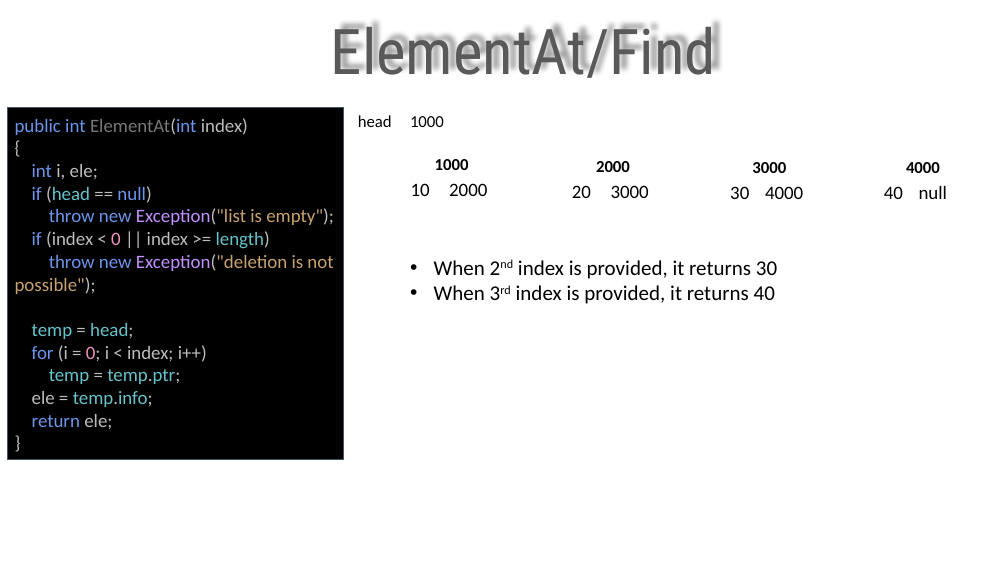
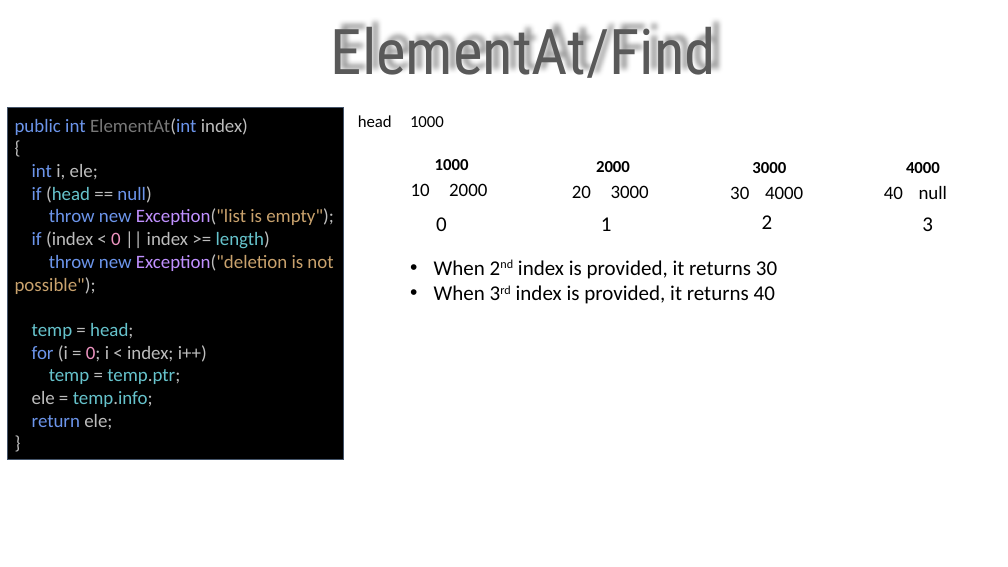
Before and after one commit to visweswarpenti/Trainings, a slide deck: slide 9 of Data Structures using C#/data-structures-using-.net-core-csharp/Linked List/Single Linked List/Single Linked List.pptx. Drawn at 1008x567 pixels with LibreOffice and Linux fonts; fonts in the diff are those of the drawing; background and template pictures are left out. Boxes give left, top, right and bottom in pixels: in the first picture for what was removed or moved away, otherwise in the second. Text is boxed around its words. In the diff, an @@ line names an element or a change of style, - is before the commit and + after.

```diff
--- a/Data Structures using C#/data-structures-using-.net-core-csharp/Linked List/Single Linked List/Single Linked List.pptx
+++ b/Data Structures using C#/data-structures-using-.net-core-csharp/Linked List/Single Linked List/Single Linked List.pptx
@@ text added at [436,217,447,231], 20 pt, text #000000 @@
+0
@@ text added at [601,217,612,231], 20 pt, text #000000 @@
+1
@@ text added at [762,215,773,229], 20 pt, text #000000 @@
+2
@@ text added at [922,217,933,231], 20 pt, text #000000 @@
+3
```
Also in this commit, not shown: 1 other slide changed, 9 other files.
